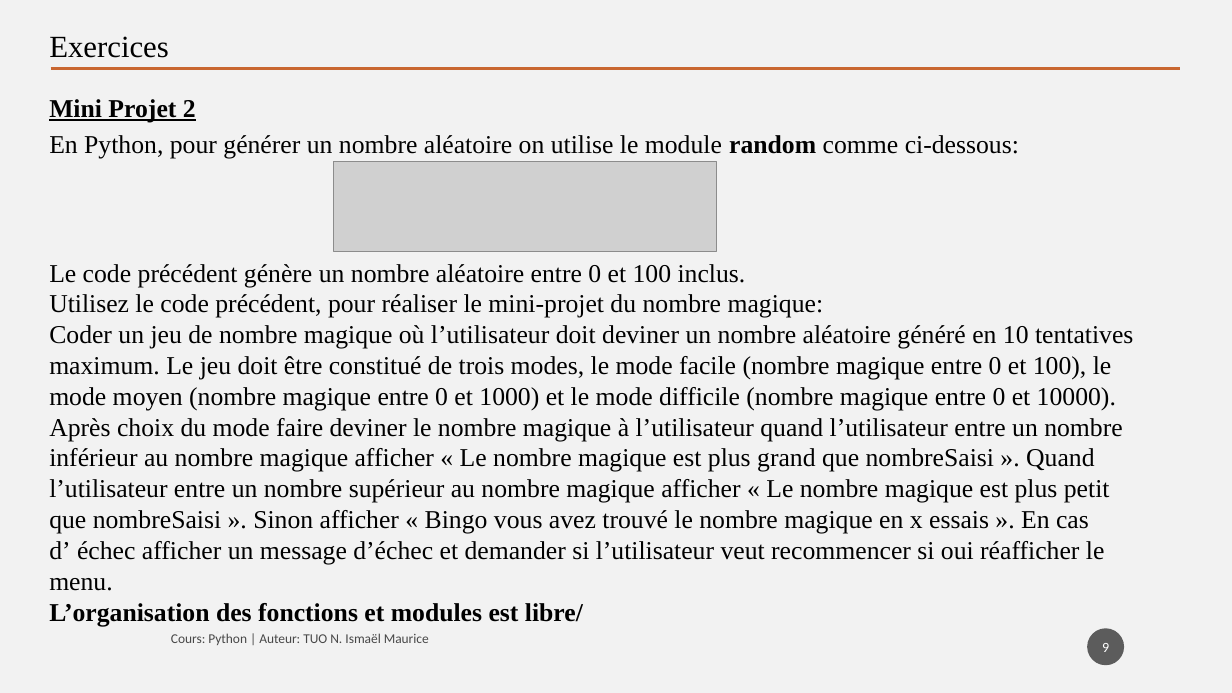
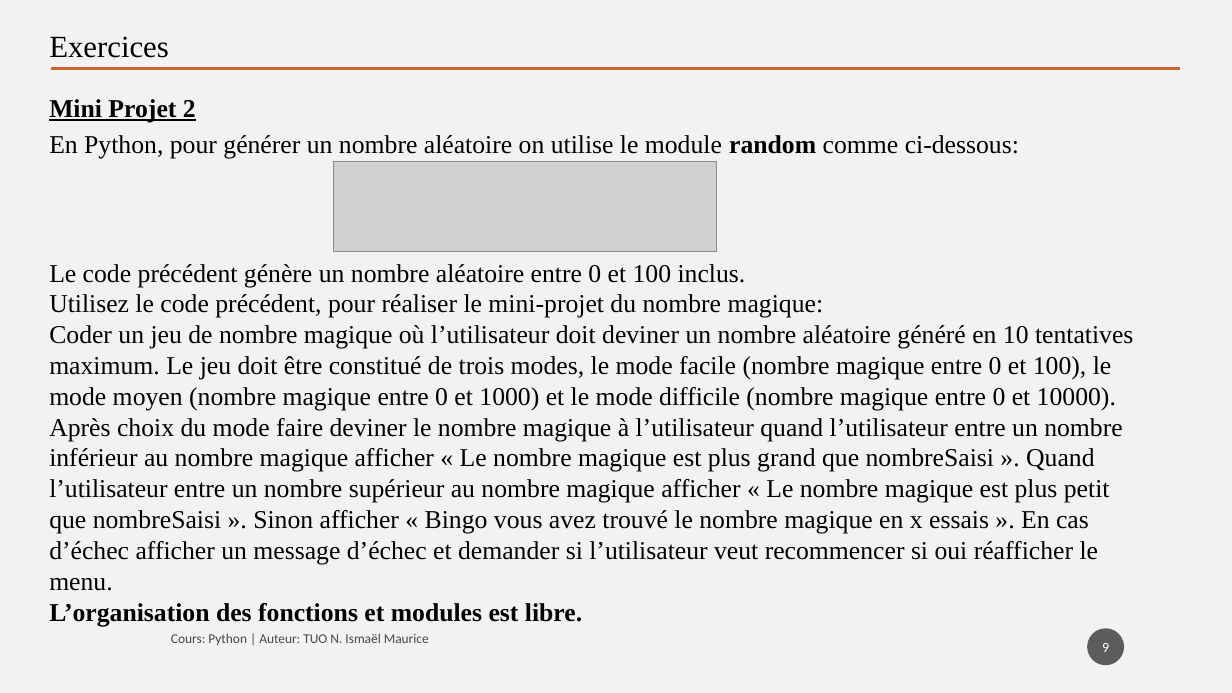
Before and after one commit to tisma95/cours-python, a slide deck: slide 9 of source/Chapitre 6 - Les modules.pptx. Drawn at 1232x693 pixels with LibreOffice and Linux fonts; fonts in the diff are those of the drawing; grey boxes stand for pictures. Boxes give left, top, right and bottom in pixels: in the first picture for what was removed or moved away, otherwise in the second. Text is boxed around its words. In the diff, an @@ line names an element or a change of style, - is before the commit and + after.

```diff
--- a/source/Chapitre 6 - Les modules.pptx
+++ b/source/Chapitre 6 - Les modules.pptx
@@ text at <box>49,418,1123,591</box>: text changed @@
-Après choix du mode faire deviner le nombre magique à l’utilisateur quand l’utilisateur entre un nombre inférieur au nombre magique afficher « Le nombre magique est plus grand que nombreSaisi ». Quand l’utilisateur entre un nombre supérieur au nombre magique afficher « Le nombre magique est plus petit que nombreSaisi ». Sinon afficher « Bingo vous avez trouvé le nombre magique en x essais ». En cas d’ échec afficher un message d’échec et demander si l’utilisateur veut recommencer si oui réafficher le menu.
-L’organisation des fonctions et modules est libre/
+Après choix du mode faire deviner le nombre magique à l’utilisateur quand l’utilisateur entre un nombre inférieur au nombre magique afficher « Le nombre magique est plus grand que nombreSaisi ». Quand l’utilisateur entre un nombre supérieur au nombre magique afficher « Le nombre magique est plus petit que nombreSaisi ». Sinon afficher « Bingo vous avez trouvé le nombre magique en x essais ». En cas d’échec afficher un message d’échec et demander si l’utilisateur veut recommencer si oui réafficher le menu.
+L’organisation des fonctions et modules est libre.
```
Also in this commit, not shown: 5 other slides changed, 1 other file.
